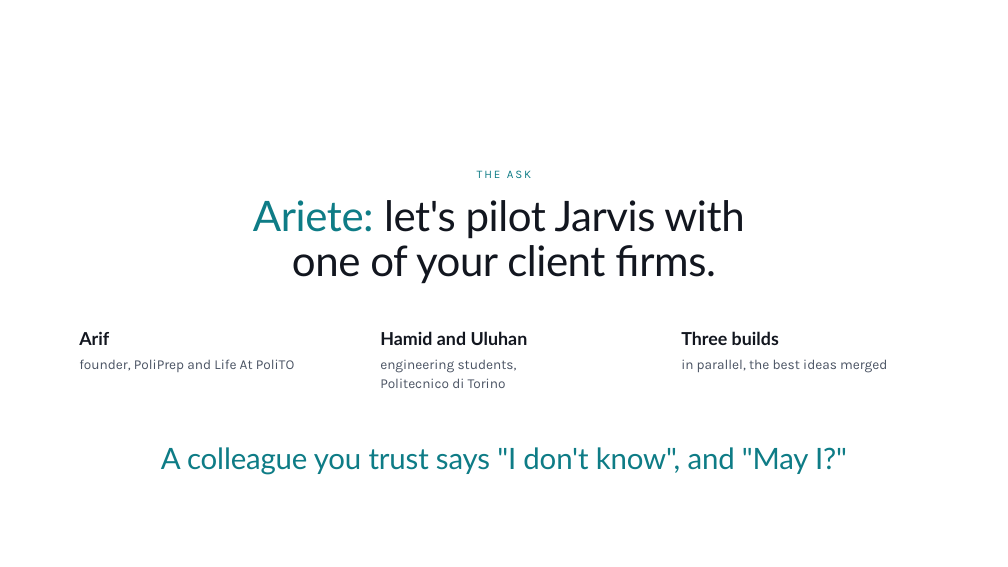
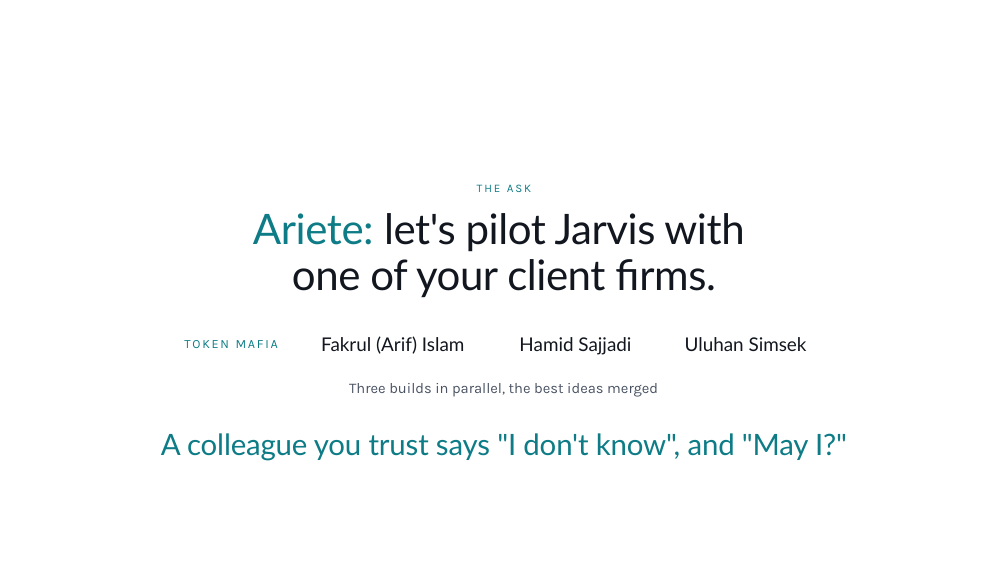
Before and after one commit to fakrulislam0085/GDG-Torino-AGENTHON-Jarvis, a slide deck: slide 7 of pitch/agenthon-deck/Jarvis AGENTHON A.pptx. Drawn at 1008x567 pixels with LibreOffice and Linux fonts; fonts in the diff are those of the drawing; background and template pictures are left out. Boxes give left, top, right and bottom in pixels: in the first picture for what was removed or moved away, otherwise in the second. Text is boxed around its words. In the diff, an @@ line names an element or a change of style, - is before the commit and + after.

```diff
--- a/pitch/agenthon-deck/Jarvis AGENTHON A.pptx
+++ b/pitch/agenthon-deck/Jarvis AGENTHON A.pptx
@@ text "Ariete: let's pilot Jarvis with ..." moved from (x1=253, y1=200, x2=744, y2=284) to (x1=253, y1=213, x2=744, y2=298) @@
@@ text "THE ASK" moved from (x1=477, y1=170, x2=531, y2=178) to (x1=477, y1=184, x2=531, y2=192) @@
@@ text removed at (x1=79, y1=359, x2=294, y2=372) @@
-founder, PoliPrep and Life At PoliTO
@@ text at (x1=184, y1=340, x2=278, y2=348): text changed; size 17 to 12 pt; font Lato to Karla; text colour #12161F to #0E7C86; bold off @@
-Arif
+TOKEN MAFIA
@@ text added at (x1=321, y1=336, x2=465, y2=354), 18 pt, text #12161F @@
+Fakrul (Arif) Islam
@@ text removed at (x1=380, y1=359, x2=517, y2=388) @@
-engineering students,
-Politecnico di Torino
@@ text at (x1=519, y1=337, x2=631, y2=355): text changed; size 17 to 18 pt; bold off @@
-Hamid and Uluhan
+Hamid Sajjadi
@@ text removed at (x1=681, y1=359, x2=887, y2=373) @@
-in parallel, the best ideas merged
@@ text added at (x1=685, y1=337, x2=807, y2=351), 18 pt, text #12161F @@
+Uluhan Simsek
@@ text at (x1=349, y1=383, x2=658, y2=397): text changed; size 17 to 14 pt; font Lato to Karla; text colour #12161F to #4A5363; bold off @@
-Three builds
+Three builds in parallel, the best ideas merged
@@ text "A colleague you trust says ..." moved from (x1=161, y1=447, x2=847, y2=475) to (x1=161, y1=433, x2=847, y2=461) @@
```
Also in this commit, not shown: 1 other slide changed, 3 slides added, 3 slides removed, 4 other files.
